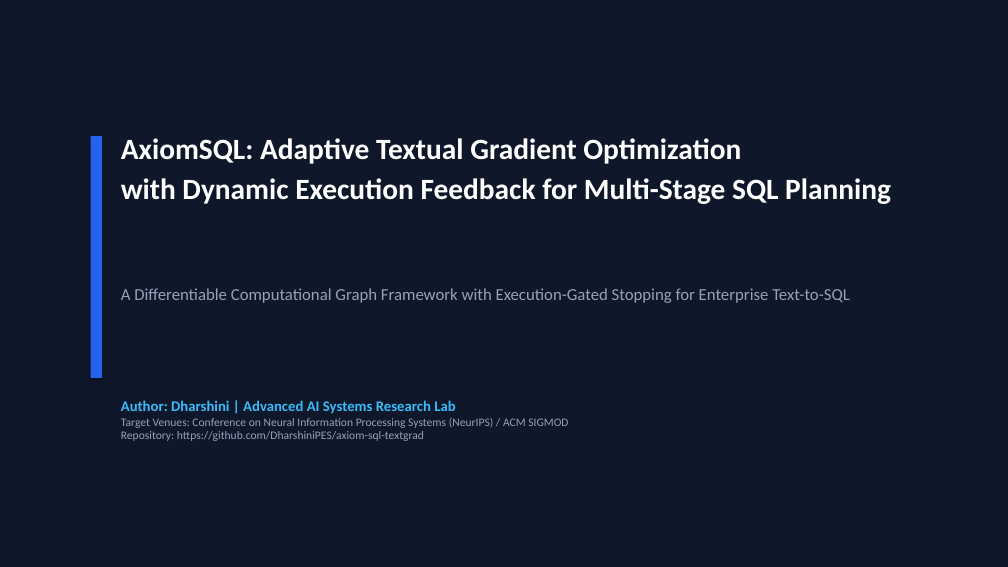
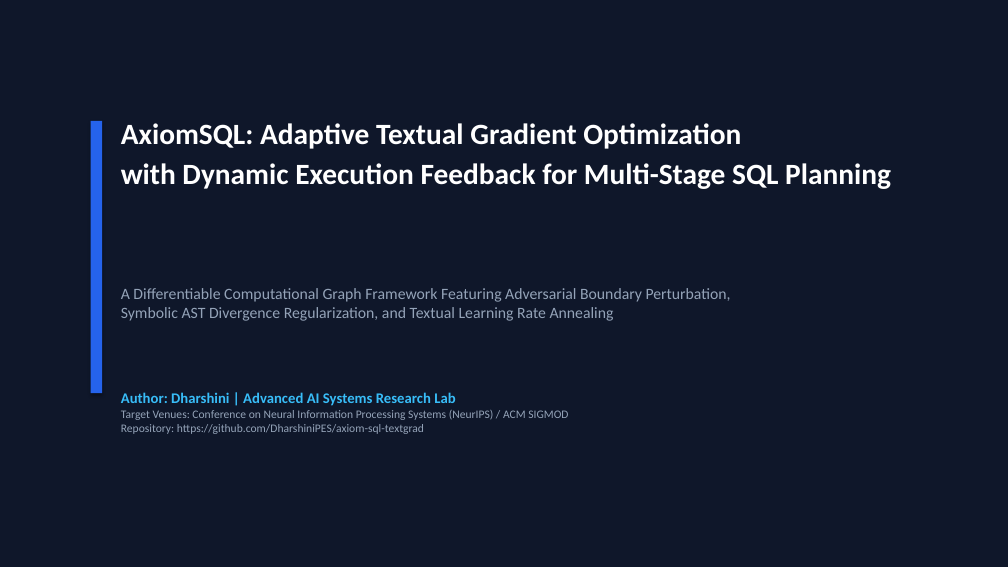
Before and after one commit to DharshiniPES/axiom-sql-textgrad, a slide deck: slide 1 of presentation/AxiomSQL_Presentation.pptx. Drawn at 1008x567 pixels with LibreOffice and Linux fonts; fonts in the diff are those of the drawing. Boxes give left, top, right and bottom in pixels: in the first picture for what was removed or moved away, otherwise in the second. Text is boxed around its words. In the diff, an @@ line names an element or a change of style, - is before the commit and + after.

Commit message:
feat(novelty): add adversarial perturbation, ast divergence, lr annealing, and new 14-slide ppt

```diff
--- a/presentation/AxiomSQL_Presentation.pptx
+++ b/presentation/AxiomSQL_Presentation.pptx
@@ text "AxiomSQL: Adaptive Textual Gradient Optimization ...": place and size @@
-text "AxiomSQL: Adaptive Textual Gradient Optimization ..." at [121,138,891,204]
+text "AxiomSQL: Adaptive Textual Gradient Optimization ..." at [121,123,891,189]
@@ rectangle: place and size @@
-rectangle at [91,136,102,378]
+rectangle at [91,121,102,393]
@@ text at [121,288,731,321]: text changed; size 16 to 15 pt @@
-A Differentiable Computational Graph Framework with Execution-Gated Stopping for Enterprise Text-to-SQL
+A Differentiable Computational Graph Framework Featuring Adversarial Boundary Perturbation,
+Symbolic AST Divergence Regularization, and Textual Learning Rate Annealing
@@ text "Author: Dharshini | Advanced AI ...": place and size @@
-text "Author: Dharshini | Advanced AI ..." at [121,400,568,441]
+text "Author: Dharshini | Advanced AI ..." at [121,392,568,434]
```
Also in this commit, not shown: 8 other slides changed, 5 slides added, 3 slides removed, 17 other files.
